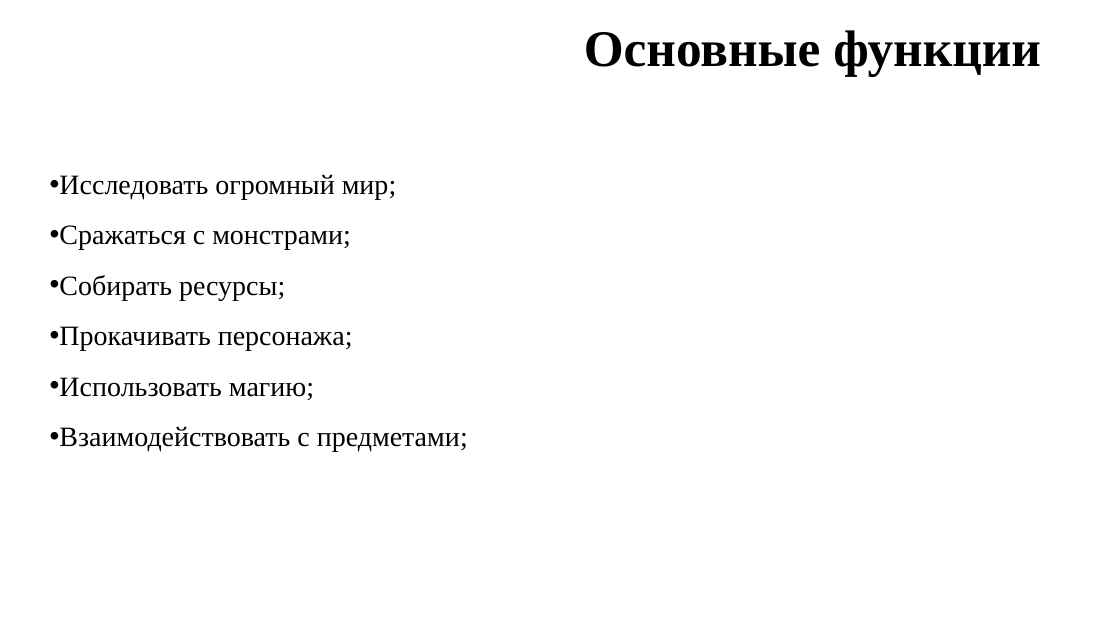
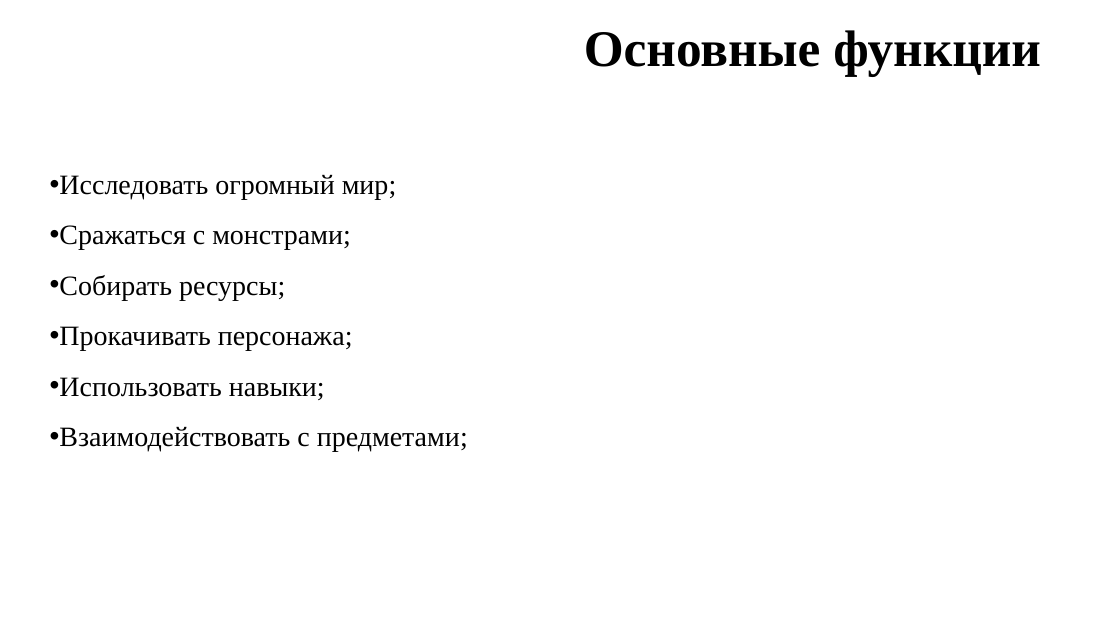
Before and after one commit to SlavaNik16/DemoPZ, a slide deck: slide 4 of Дипломный проект/Дипломная работа Николаев В.А.pptx. Drawn at 1120x630 pixels with LibreOffice and Linux fonts; fonts in the diff are those of the drawing; background and template pictures are left out. Boxes give left, top, right and bottom in pixels: in the first picture for what was removed or moved away, otherwise in the second. Text is boxed around its words. In the diff, an @@ line names an element or a change of style, - is before the commit and + after.

```diff
--- a/Дипломный проект/Дипломная работа Николаев В.А.pptx
+++ b/Дипломный проект/Дипломная работа Николаев В.А.pptx
@@ text at box(59, 377, 325, 400): text changed @@
-• Использовать магию;
+• Использовать навыки;
```
Also in this commit, not shown: 1 other file.
